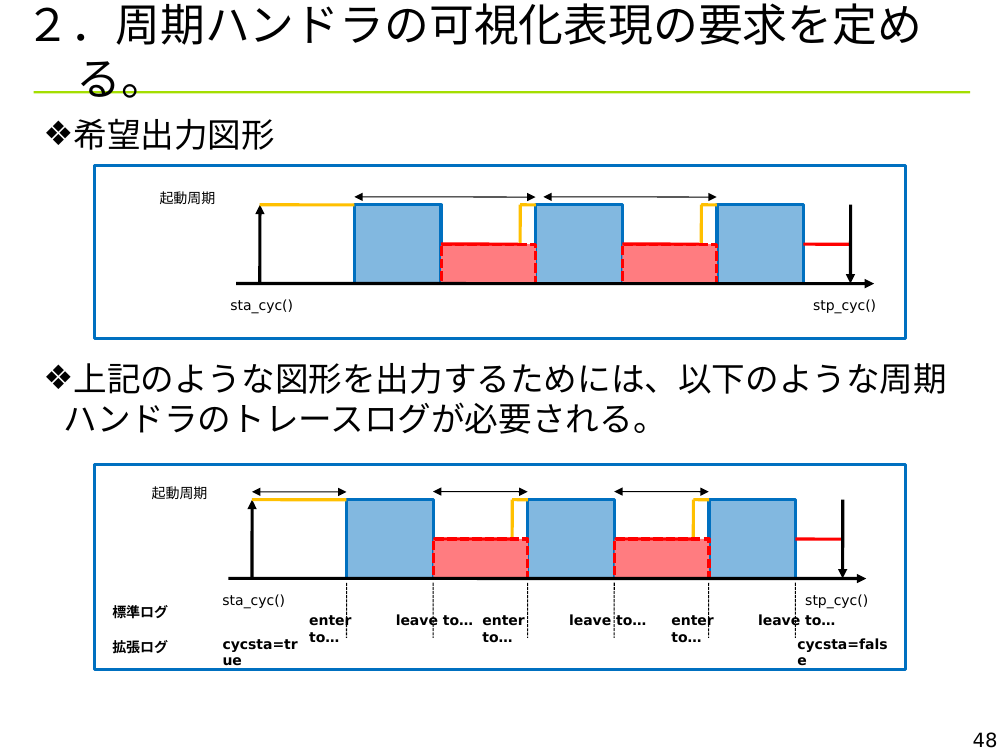
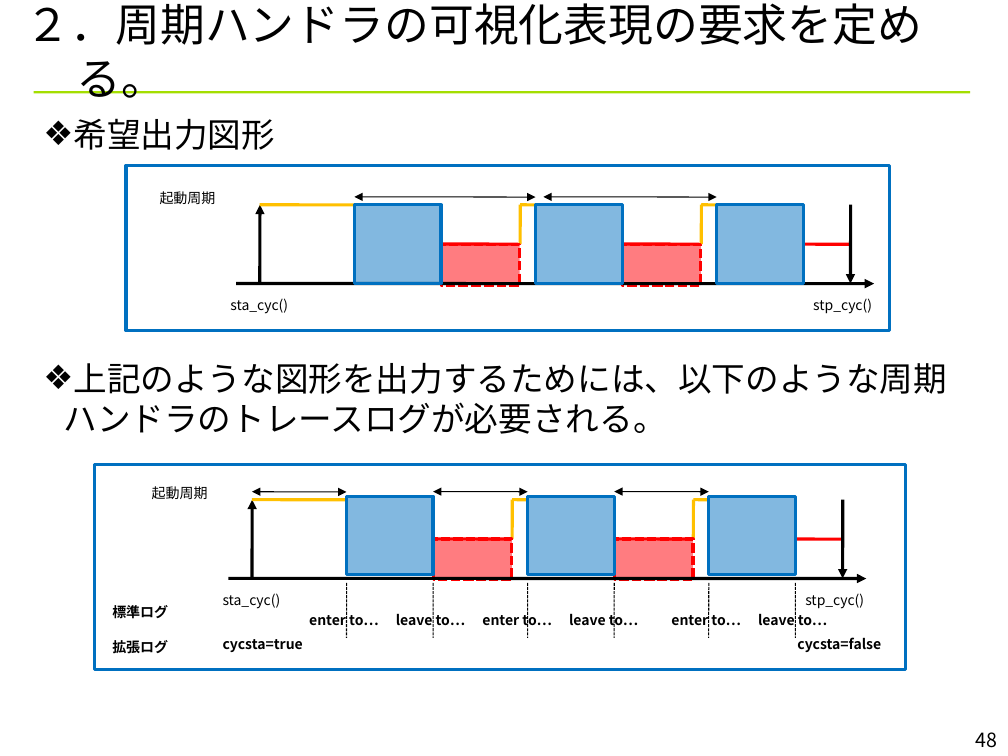
Before and after one commit to YixiaoLi/tlv4mc, a slide deck: slide 48 of doc/TLV_visualize_rules.ppt. Drawn at 1008x756 pixels with LibreOffice and Linux fonts; fonts in the diff are those of the drawing; background and template pictures are left out. Boxes give left, top, right and bottom in pixels: in the first picture for what was removed or moved away, otherwise in the second. Text is boxed around its words. In the diff, an @@ line names an element or a change of style, - is before the commit and + after.

```diff
--- a/doc/TLV_visualize_rules.ppt
+++ b/doc/TLV_visualize_rules.ppt
@@ rectangle: place and size @@
-rectangle at <box>95,165,906,339</box>
+rectangle at <box>126,165,890,331</box>
@@ rectangle: place and size @@
-rectangle at <box>442,244,536,283</box>
+rectangle at <box>442,244,520,285</box>
@@ rectangle: place and size @@
-rectangle at <box>623,244,718,283</box>
+rectangle at <box>623,244,702,285</box>
@@ 3 rectangles: place and size @@
-3 rectangles at <box>347,500,795,579</box>
+3 rectangles at <box>347,496,795,575</box>
@@ rectangle: place and size @@
-rectangle at <box>433,539,528,579</box>
+rectangle at <box>433,539,512,581</box>
@@ rectangle: place and size @@
-rectangle at <box>615,539,710,579</box>
+rectangle at <box>615,539,694,581</box>
@@ font DejaVu Sans to Noto Sans CJK JP in 17 elements at <box>63,118,948,434</box>, <box>152,486,208,499</box>, <box>112,605,168,619</box>, <box>396,612,466,629</box>, <box>569,611,639,629</box>, <box>758,613,828,625</box>, <box>976,732,998,748</box>, <box>112,640,168,654</box>, <box>797,637,881,652</box>, <box>223,639,303,652</box>, <box>309,615,379,626</box>, <box>482,611,552,629</box>, <box>671,615,741,626</box>, <box>230,298,288,314</box>, <box>813,298,872,314</box>, <box>223,593,281,609</box>, <box>805,593,864,609</box> @@
```
Also in this commit, not shown: 28 other slides changed, 10 other files.
